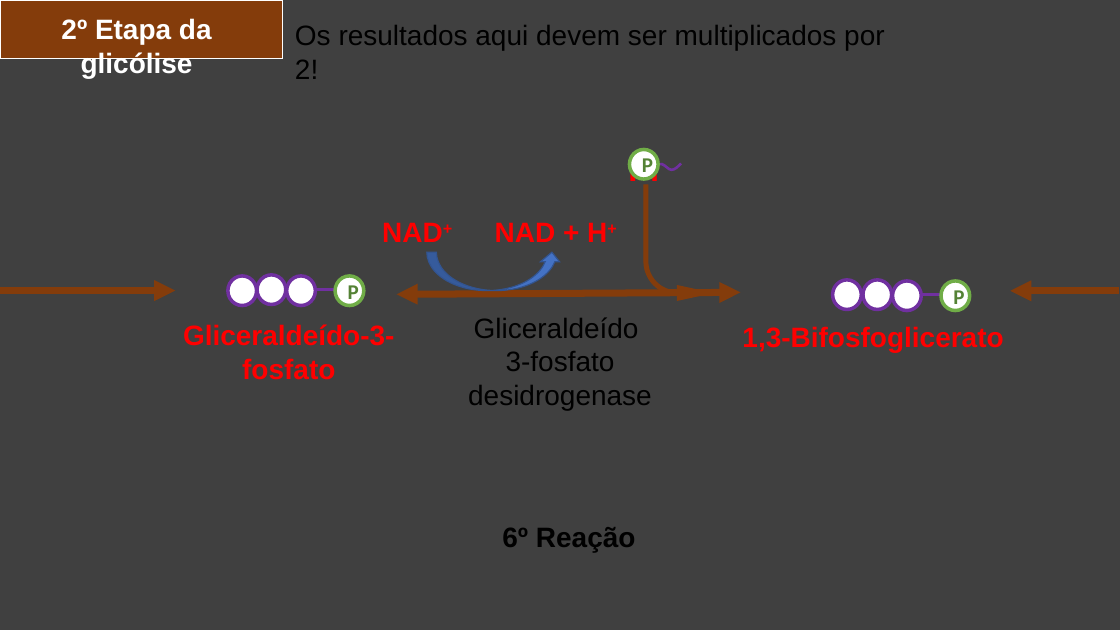
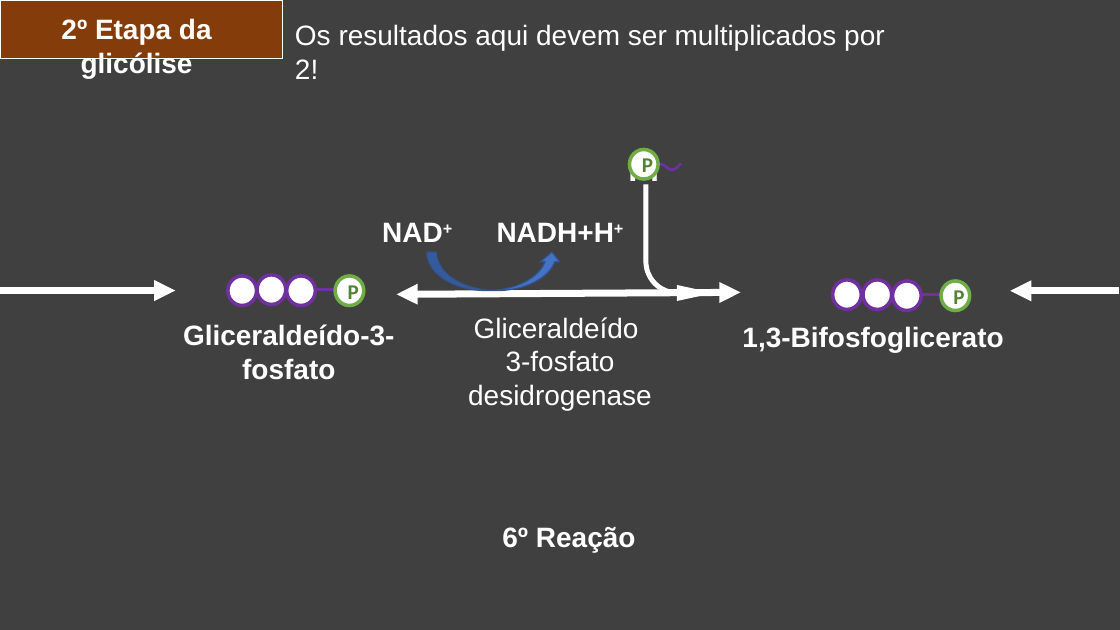
Before and after one commit to daniloasdotcom/Bioquimica-com-Danilo, a slide deck: slide 11 of static/aulas/glicolise.pptx. Drawn at 1120x630 pixels with LibreOffice and Linux fonts; fonts in the diff are those of the drawing. Boxes give left, top, right and bottom in pixels: in the first picture for what was removed or moved away, otherwise in the second. Text is boxed around its words. In the diff, an @@ line names an element or a change of style, - is before the commit and + after.

```diff
--- a/static/aulas/glicolise.pptx
+++ b/static/aulas/glicolise.pptx
@@ text colour #000000 to #FFFFFF in 3 elements at [468, 317, 652, 410], [502, 527, 636, 552], [295, 24, 884, 79] @@
@@ bent arrow at [644, 185, 712, 300]: fill #843C0B to #FFFFFF; outline #843C0B 1 pt to #FFFFFF 1 pt @@
@@ text colour #FF0000 to #FFFFFF in 4 elements at [742, 326, 1003, 352], [628, 155, 659, 187], [183, 324, 394, 380], [382, 222, 443, 242] @@
@@ text at [497, 222, 614, 242]: text changed; text colour #FF0000 to #FFFFFF @@
-NAD + H+
+NADH+H+
@@ arrow (0, 291) - (176, 291): stroke #843C0B 6 pt to #FFFFFF 6 pt @@
@@ double arrow (397, 294) - (741, 292): stroke #843C0B 6 pt to #FFFFFF 6 pt @@
@@ arrow (1011, 291) - (1120, 291): stroke #843C0B 6 pt to #FFFFFF 6 pt @@
```
Also in this commit, not shown: 21 other slides changed, 1 slide added, 1 slide removed, 2 other files.
